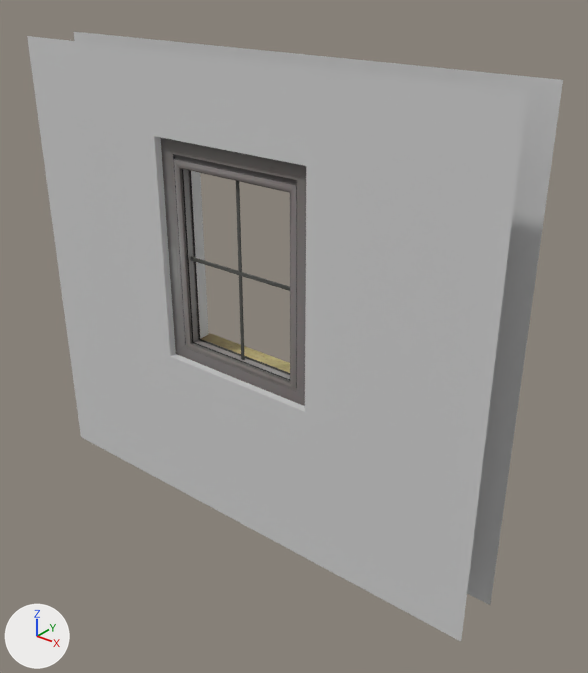
An edit to the OBJ model CodeFramework/models/window/window.obj, drawn before and after from the same camera.
The view is the same before and after, from a 50 mm camera at (851.0, -1152.0, 650.0) aimed at (325.0, -495.0, 242.0). The axes (+X, +Y, +Z) are drawn at lower left. The lights are the same throughout. The first picture is the older version. Where no turn or scale is listed for an object, it has been applied to the vertices.
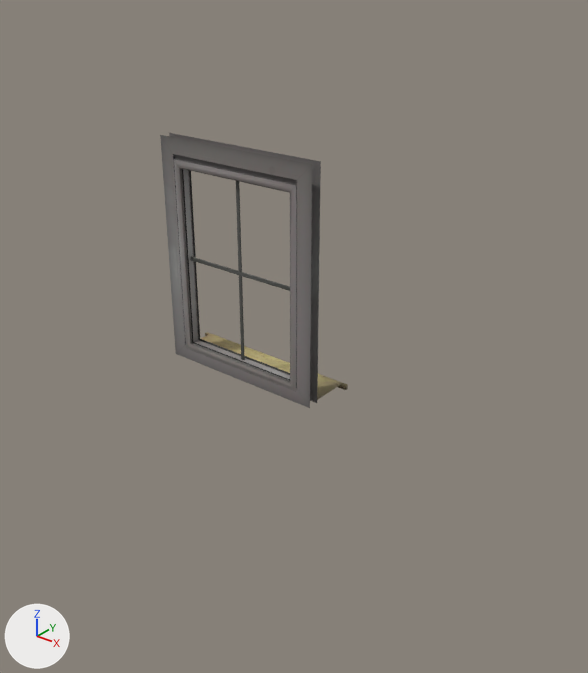
The newer file is also rescaled (x0.446), turned or shifted as a whole; pictures and numbers use the older file's frame.

Patch to the scene script:
```diff
--- a/CodeFramework/models/window/window.obj.py
+++ b/CodeFramework/models/window/window.obj.py
@@ ob_plane_004_plane_010 @@
-ob_plane_004_plane_010 = bpy.data.objects.new('Plane.004_Plane.010', me_plane_004_plane_010)
-ob_plane_004_plane_010.location = (0.0, 0.0, 0.0)
```

Changed parts and their boxes [x1, y1, x2, y2] in the pictures (588 x 673 px):
'Plane.004_Plane.010', deleted
    before: [27, 32, 563, 641]
